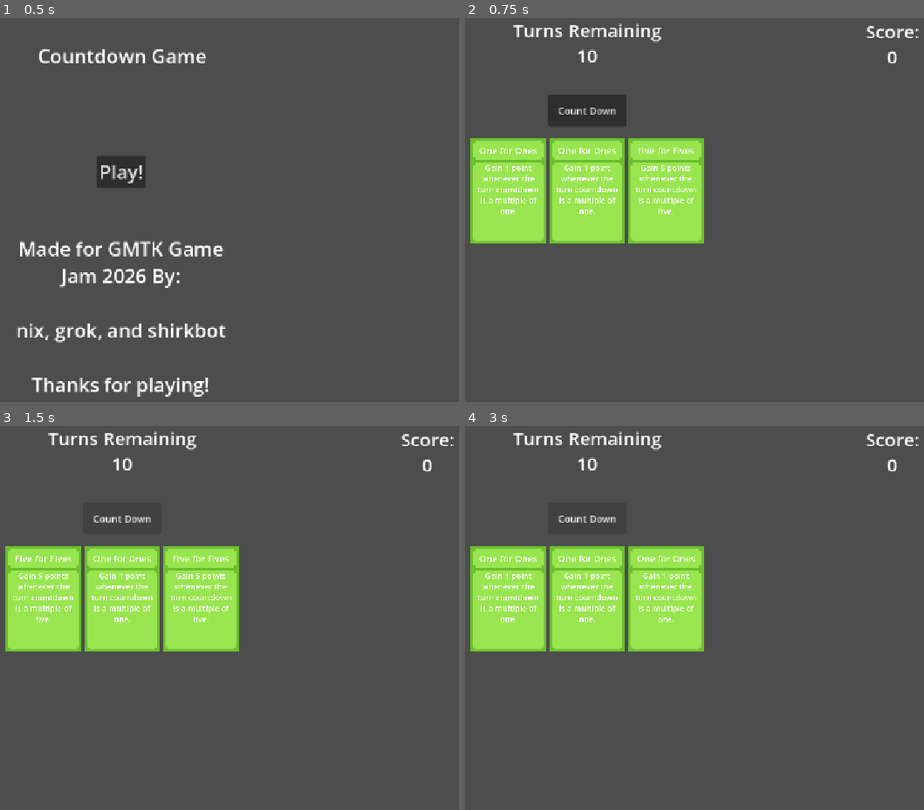
Above: before the commit, frames 1-4 (two rows, left to right).
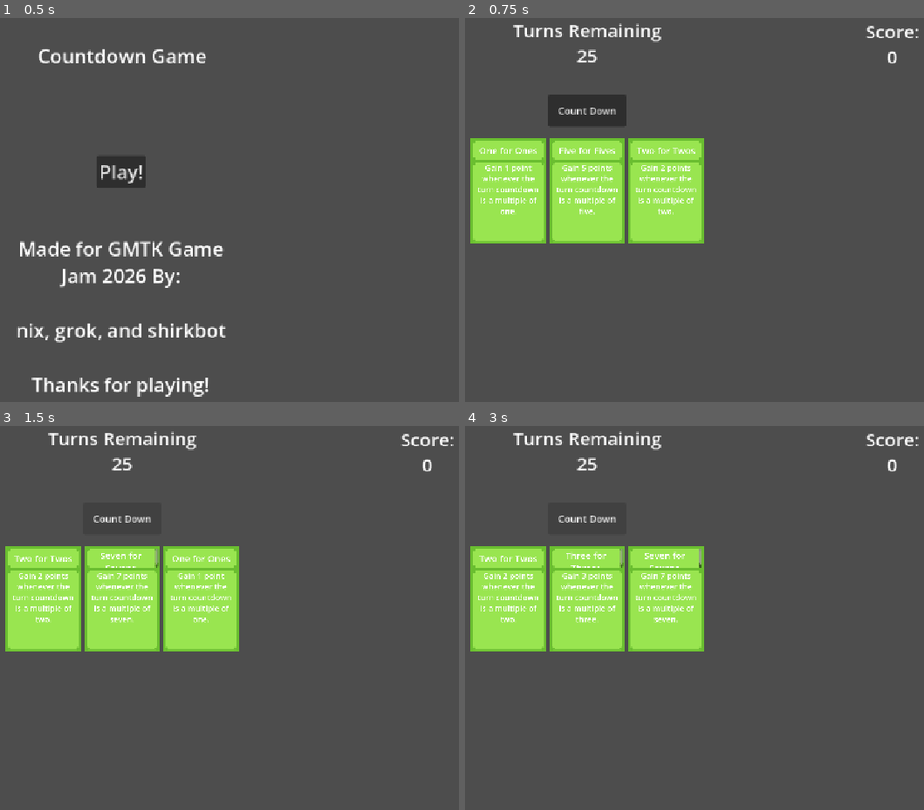
Above: after the commit, the same moments.

Repository: nixnull/gmtk-game-jam-2026-game
Game: Godot game, scene res://main_screen.tscn
The game is run twice, just before and just after one commit, with the same random seed, the same clock (stepped at 60 frames per second) and the same inputs.
Inputs:
- Up to frame 1 (0.5 s): no input
- Up to frame 2 (0.75 s): click "Play!" at 0.5 s
- Up to frame 3 (1.5 s): click "Count Down" at 1.25 s
- Up to frame 4 (3 s): click "Count Down" at 2 s; click "Count Down" at 2.75 s

Frame 1 is identical in both runs. In frame 2, 0.4% of the frame differs, in the area x 20-51%, y 8-52%; in frame 3, 0.8%; in frame 4, 1.0%, in the area x 3-52%, y 8-52%.

Commit message:
added the single digit primes for some variety and because they deserve it

Diff:
--- a/game_screen.gd
+++ b/game_screen.gd
@@ -1,19 +1,35 @@
 extends Node
 
 var card_types = {
+	"One for Ones": {
+		"Desc": "Gain 1 point whenever the turn countdown is a multiple of one.",
+		"Cost": 1,
+		"Function": proc_timer_multiple, "Parameters": [fmod,1,1]
+	},
+	"Two for Twos": {
+		"Desc": "Gain 2 points whenever the turn countdown is a multiple of two.",
+		"Cost": 1,
+		"Function": proc_timer_multiple, "Parameters": [fmod,2,2]
+	},
+	"Three for Threes": {
+		"Desc": "Gain 3 points whenever the turn countdown is a multiple of three.",
+		"Cost": 1,
+		"Function": proc_timer_multiple, "Parameters": [fmod,3,3]
+	},
 	"Five for Fives": {
 		"Desc": "Gain 5 points whenever the turn countdown is a multiple of five.",
 		"Cost": 1,
 		"Function": proc_timer_multiple, "Parameters": [fmod,5,5]
 	},
-	"One for Ones": {
-		"Desc": "Gain 1 point whenever the turn countdown is a multiple of one.",
+	"Seven for Sevens": {
+		"Desc": "Gain 7 points whenever the turn countdown is a multiple of seven.",
 		"Cost": 1,
-		"Function": proc_timer_multiple, "Parameters": [fmod,1,1]
-	}
+		"Function": proc_timer_multiple, "Parameters": [fmod,7,7]
+	},
+
 }
 
-var turns_left = 10
+var turns_left = 25
 var score = 0
 
 var owned_cards = {} #title: number
@@ -34,7 +50,7 @@
 	score = 0
 	$Score.text = "Score:\n" + str(score)
 	$Bank.new_hand(3)
-	turns_left = 10
+	turns_left = 25
 	owned_cards = {}
 	$Inventory.display_inventory(owned_cards)
 	update_turns(0)
@@ -79,6 +95,8 @@
 
 	$Score.text = "Score:\n" + str(score)
 
+	print("Ok, ", turns_left, " turns left...")
+
 func proc_timer_multiple(parameters):
 	var proc_condition = parameters[0]
 	var proc_compare_to = parameters[1]
